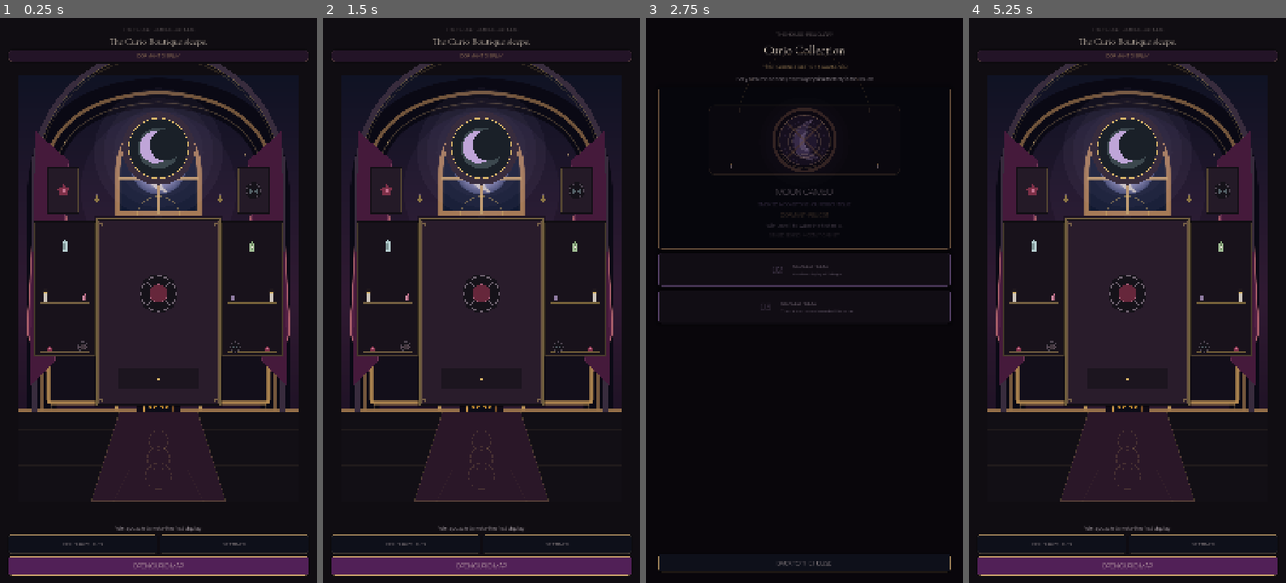
Above: before the commit, frames 1-4 (left to right).
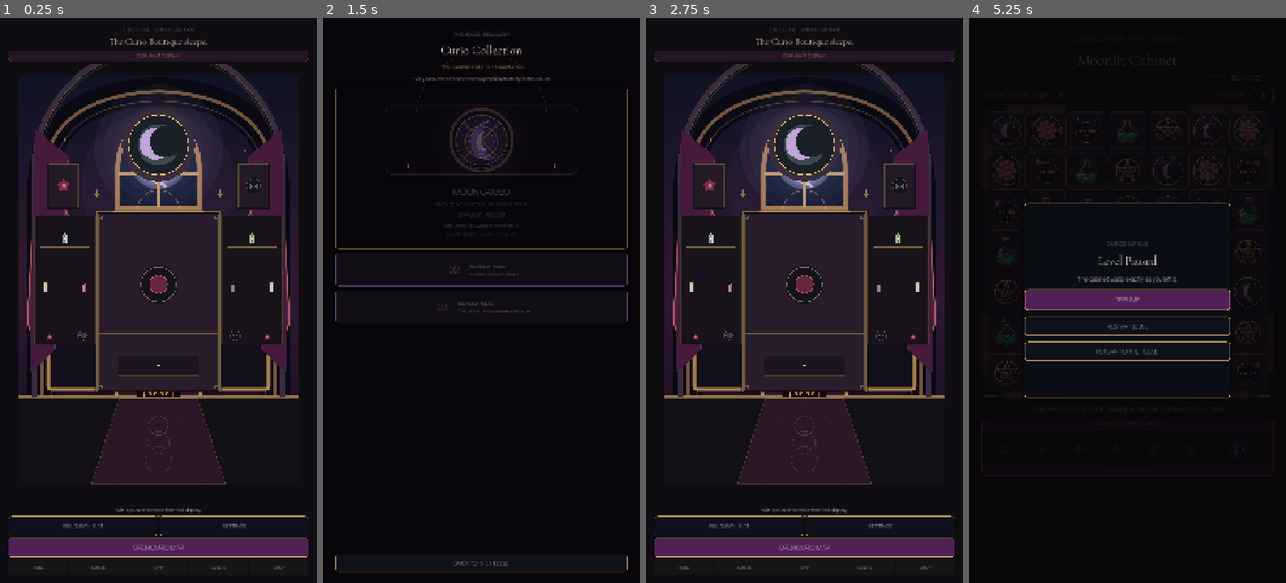
Above: after the commit, the same moments.

Repository: Jay-prodesign/akilta-match3
Game: Godot game, scene res://src/app/app_bootstrap.tscn
The game is run twice, just before and just after one commit, with the same random seed, the same clock (stepped at 60 frames per second) and the same inputs.
Inputs (mouse positions are in pixels of both pictures, inside the frame that each line leads up to):
- Up to frame 1 (0.25 s): no input
- Up to frame 2 (1.5 s): click (361, 566) at 0.5 s, where only the run after the commit has a clickable "HOUSE"; click (421, 566) at 1.25 s, where only the run after the commit has a clickable "CURIOS"
- Up to frame 3 (2.75 s): click "RELIQUARY · 0 / 3" (after the commit: "BACK TO THE HOUSE") at 2 s
- Up to frame 4 (5.25 s): click "BACK TO THE HOUSE" (after the commit: "MAP") at 2.75 s; click (1117, 458) at 3.5 s, where only the run after the commit has a clickable "1"; click (1127, 396) at 4.25 s, where only the run after the commit has a clickable "ENTER THE CABINET"; click (1263, 97) at 5 s, where only the run after the commit has a clickable "Ⅱ"

The runs differ from the first frame. In frame 1, 17% of the frame differs, in the area x 2-98%, y 8-99%; in frame 2, 43%; in frame 3, 41%; in frame 4, 45%, in the area x 2-98%, y 1-99%.

Commit message:
feat(home): add functional House Curios Map Events Shop bottom navigation

Diff:
--- a/src/ui/home/house_home.gd
+++ b/src/ui/home/house_home.gd
@@ -5,6 +5,8 @@
 signal collection_requested
 signal map_requested
 signal settings_requested
+signal events_requested
+signal shop_requested
 
 const HouseState = preload("res://src/world/house_state.gd")
 
@@ -21,6 +23,7 @@
 
 func _ready() -> void:
 	play_button.pressed.connect(_on_play_pressed)
+	_build_navigation_dock()
 	collection_button.pressed.connect(func(): collection_requested.emit())
 	settings_button.pressed.connect(func(): settings_requested.emit())
 
@@ -59,3 +62,33 @@
 func _on_play_pressed() -> void:
 	if available_level_count >= 1:
 		map_requested.emit()
+
+func _build_navigation_dock() -> void:
+	# Persistent, touch-sized first-party navigation for the playable three-level preview.
+	var dock := HBoxContainer.new()
+	dock.name = "BottomNavigation"
+	dock.add_theme_constant_override("separation", 4)
+	$Layout.add_child(dock)
+	for entry in [
+		{"title": "HOUSE", "action": "house"},
+		{"title": "CURIOS", "action": "curios"},
+		{"title": "MAP", "action": "map"},
+		{"title": "EVENTS", "action": "events"},
+		{"title": "SHOP", "action": "shop"}
+	]:
+		var button := Button.new()
+		button.text = String(entry["title"])
+		button.custom_minimum_size = Vector2(0, 54)
+		button.size_flags_horizontal = Control.SIZE_EXPAND_FILL
+		button.add_theme_font_size_override("font_size", 13)
+		var action := String(entry["action"])
+		button.pressed.connect(func(): _navigate_dock(action))
+		dock.add_child(button)
+
+func _navigate_dock(action: String) -> void:
+	match action:
+		"curios": collection_requested.emit()
+		"map": map_requested.emit()
+		"events": events_requested.emit()
+		"shop": shop_requested.emit()
+		"house": _refresh()
